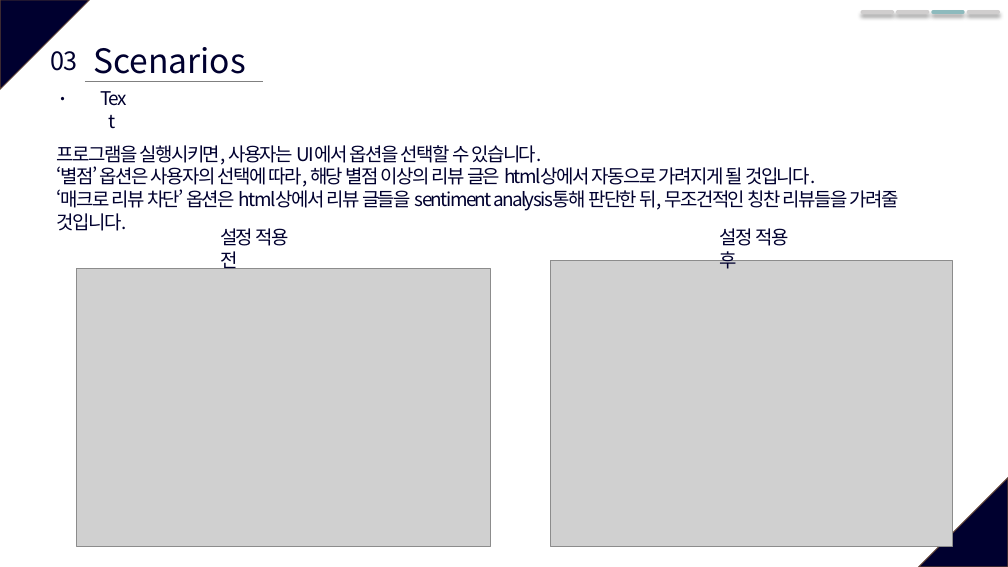
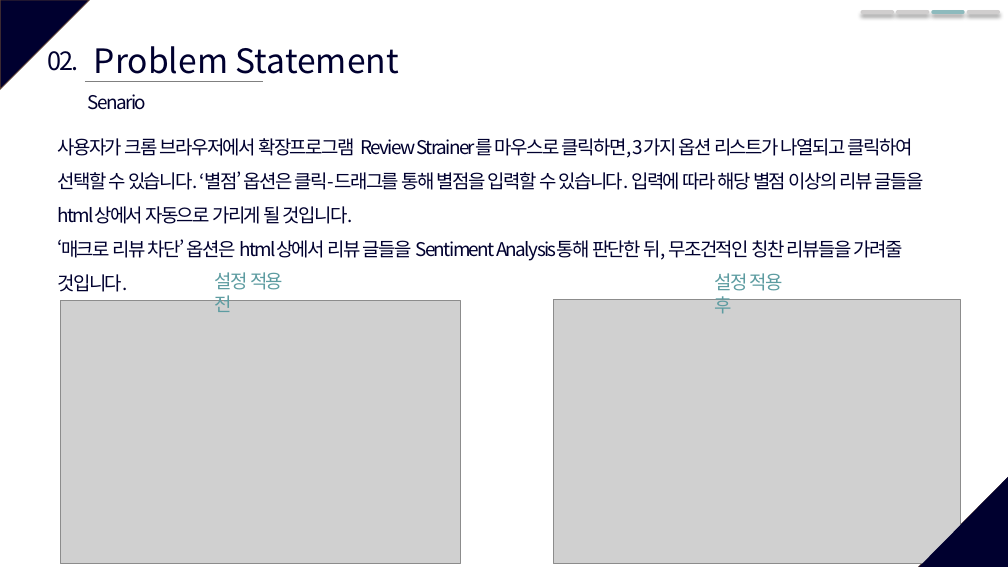
Before and after one commit to SWE-15-Team/Sentiment-Analysis-System, a slide deck: slide 7 of Checkpoint_1st.pptx. Drawn at 1008x567 pixels with LibreOffice and Linux fonts; fonts in the diff are those of the drawing; grey boxes stand for pictures. Boxes give left, top, right and bottom in pixels: in the first picture for what was removed or moved away, otherwise in the second. Text is boxed around its words. In the diff, an @@ line names an element or a change of style, - is before the commit and + after.

```diff
--- a/Checkpoint_1st.pptx
+++ b/Checkpoint_1st.pptx
@@ text at bbox=[47, 51, 79, 71]: text changed @@
-03.
+02.
@@ text removed at bbox=[93, 47, 246, 82] @@
-Scenarios
@@ text added at bbox=[94, 46, 399, 82], 32 pt, text #00002F @@
+Problem Statement
@@ text removed at bbox=[91, 83, 133, 113] @@
-Text
@@ text added at bbox=[88, 94, 146, 110], 18 pt, text #00002F @@
+Senario
@@ text at bbox=[58, 138, 924, 261]: text changed @@
-프로그램을 실행시키면, 사용자는 UI에서 옵션을 선택할 수 있습니다.
-‘별점’ 옵션은 사용자의 선택에 따라, 해당 별점 이상의 리뷰 글은 html상에서 자동으로 가려지게 될 것입니다.
-‘매크로 리뷰 차단’ 옵션은 html상에서 리뷰 글들을 sentiment analysis통해 판단한 뒤, 무조건적인 칭찬 리뷰들을 가려줄 것입니다.
+사용자가 크롬 브라우저에서 확장프로그램 Review Strainer를 마우스로 클릭하면, 3가지 옵션 리스트가 나열되고 클릭하여 선택할 수 있습니다. ‘별점’ 옵션은 클릭-드래그를 통해 별점을 입력할 수 있습니다. 입력에 따라 해당 별점 이상의 리뷰 글들을 html상에서 자동으로 가리게 될 것입니다.
+‘매크로 리뷰 차단’ 옵션은 html상에서 리뷰 글들을 Sentiment Analysis통해 판단한 뒤, 무조건적인 칭찬 리뷰들을 가려줄 것입니다.
@@ text "설정 적용 전": place and size @@
-text "설정 적용 전" at bbox=[220, 228, 289, 272]
+text "설정 적용 전" at bbox=[215, 272, 283, 312]
@@ text "설정 적용 전" at bbox=[215, 272, 283, 312]: text colour #00002F to #5D9CA1 @@
@@ text "설정 적용 후" at bbox=[715, 273, 783, 314]: text colour #00002F to #5D9CA1 @@
@@ text "설정 적용 후": place and size @@
-text "설정 적용 후" at bbox=[720, 228, 788, 269]
+text "설정 적용 후" at bbox=[715, 273, 783, 314]
@@ picture: place and size @@
-picture at bbox=[76, 268, 491, 546]
+picture at bbox=[60, 301, 460, 564]
@@ picture: place and size @@
-picture at bbox=[551, 260, 953, 546]
+picture at bbox=[554, 300, 960, 564]
@@ right triangle added at bbox=[919, 478, 1008, 567], fill #00002F @@
```
Also in this commit, not shown: 9 other slides changed, 9 slides added, 2 slides removed, 1 other file.
